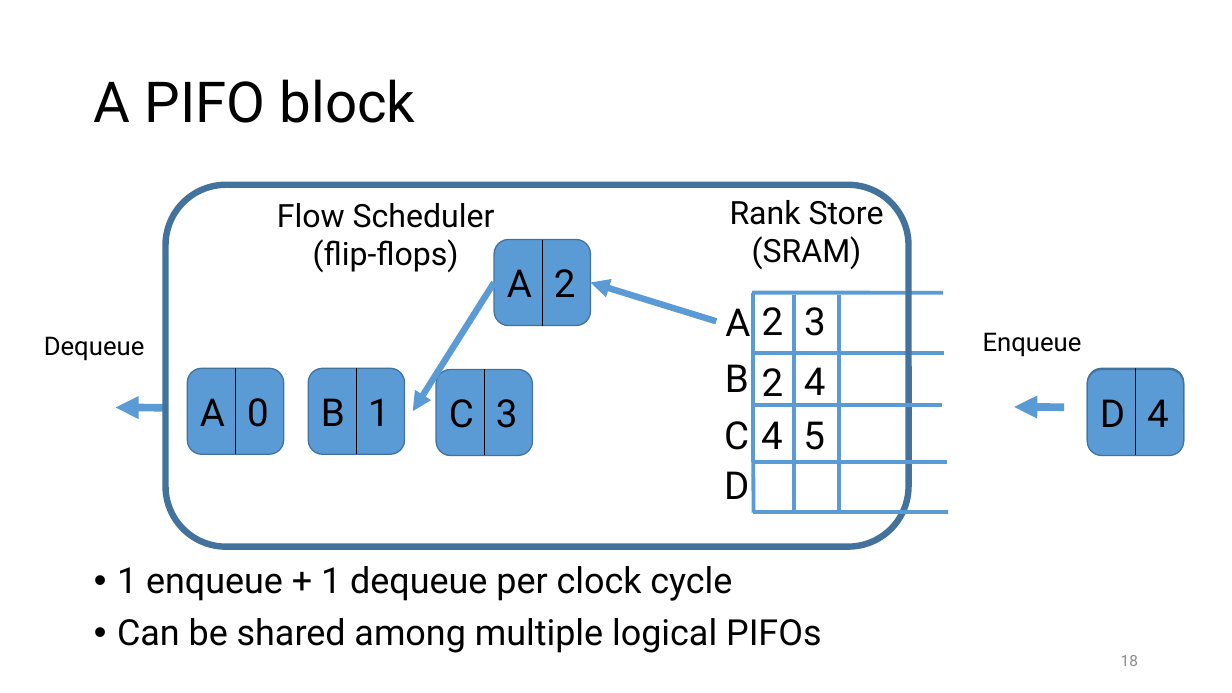
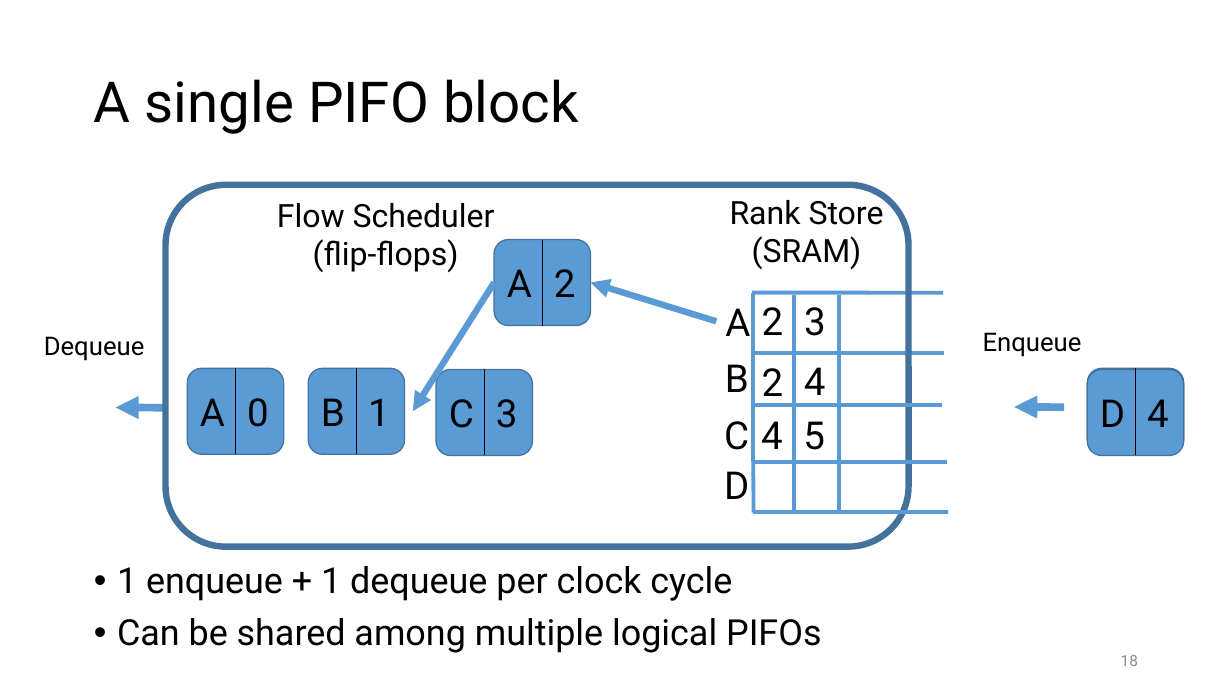
Before and after one commit to anirudhSK/pifo-domino-marple-ppts, a slide deck: slide 18 of pifo_sigcomm.pptx. Drawn at 1232x693 pixels with LibreOffice and Linux fonts; fonts in the diff are those of the drawing. Boxes give left, top, right and bottom in pixels: in the first picture for what was removed or moved away, otherwise in the second. Text is boxed around its words. In the diff, an @@ line names an element or a change of style, - is before the commit and + after.

```diff
--- a/pifo_sigcomm.pptx
+++ b/pifo_sigcomm.pptx
@@ title at (94, 79, 579, 134): text changed @@
-A PIFO block
+A single PIFO block
```
Also in this commit, not shown: 3 other slides changed, 1 slide added, 1 other file.
